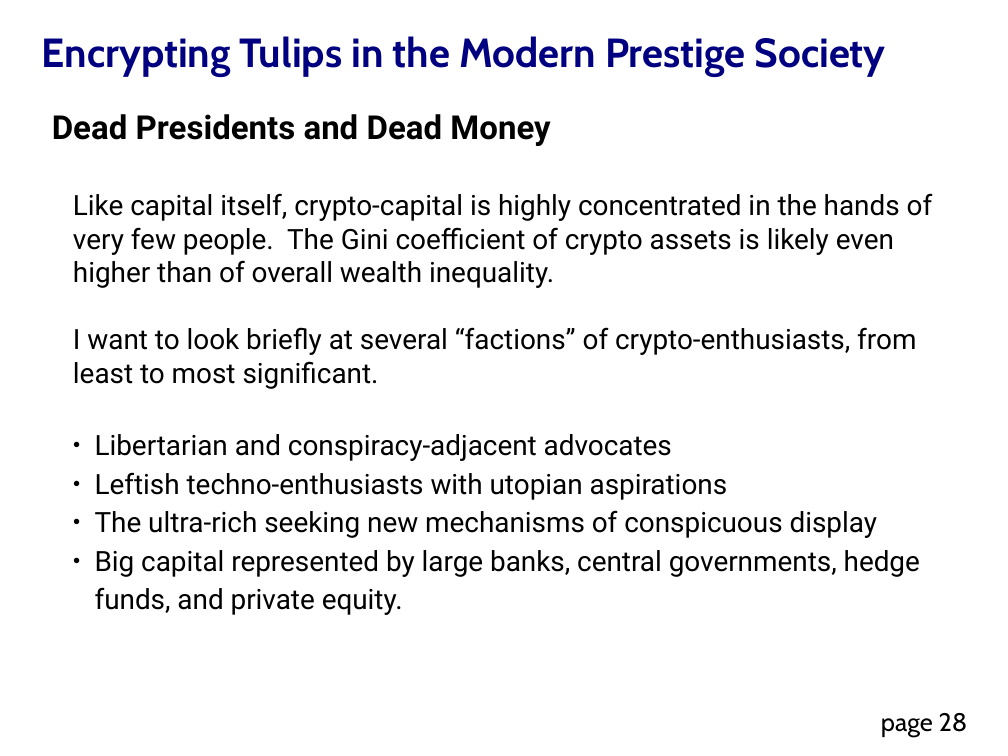
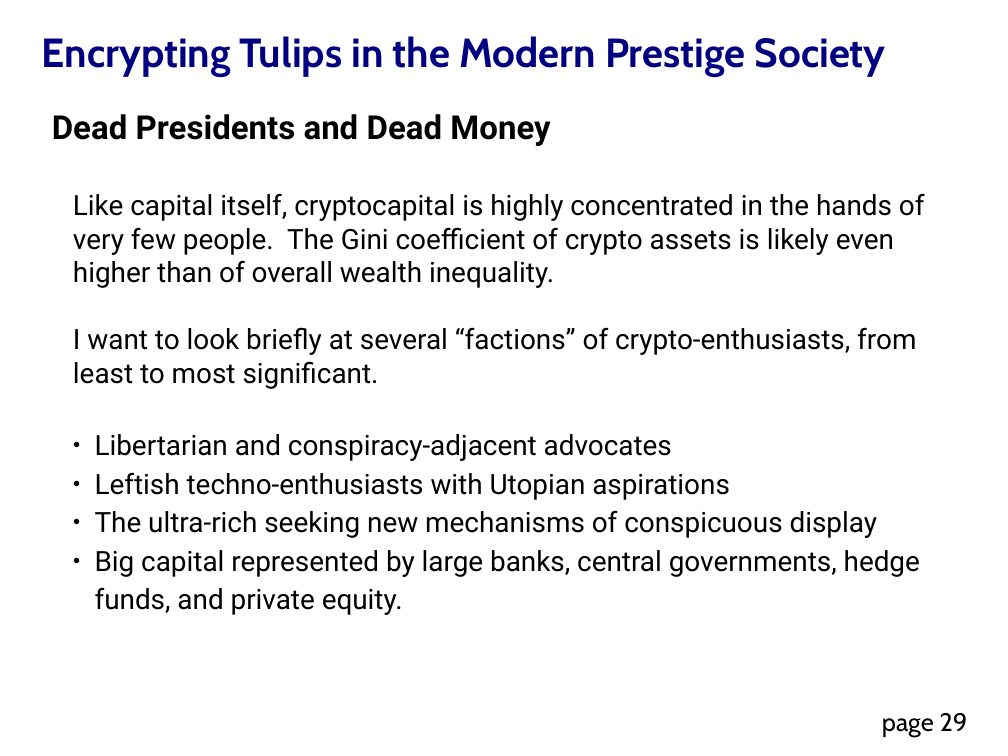
Before and after one commit to DavidMertz/Encrypting_Tulips, a slide deck: slide 29 of Encrypting_Tulips.odp (slide 28 before the commit). Drawn at 1008x756 pixels with LibreOffice and Linux fonts; fonts in the diff are those of the drawing. Boxes give left, top, right and bottom in pixels: in the first picture for what was removed or moved away, otherwise in the second. Text is boxed around its words. In the diff, an @@ line names an element or a change of style, - is before the commit and + after.

```diff
--- a/Encrypting_Tulips.odp
+++ b/Encrypting_Tulips.odp
@@ text at box(73, 193, 925, 288): text changed @@
-Like capital itself, crypto-capital is highly concentrated in the hands of very few people. The Gini coefficient of crypto assets is likely even higher than of overall wealth inequality.
+Like capital itself, cryptocapital is highly concentrated in the hands of very few people. The Gini coefficient of crypto assets is likely even higher than of overall wealth inequality.
@@ text at box(95, 472, 730, 500): text changed @@
-● Leftish techno-enthusiasts with utopian aspirations
+● Leftish techno-enthusiasts with Utopian aspirations
@@ page number at box(882, 713, 968, 737): text changed @@
-page 28
+page 29
```
Also in this commit, not shown: 4 other slides changed, 6 slides added, 1 slide removed, 5 other files.
